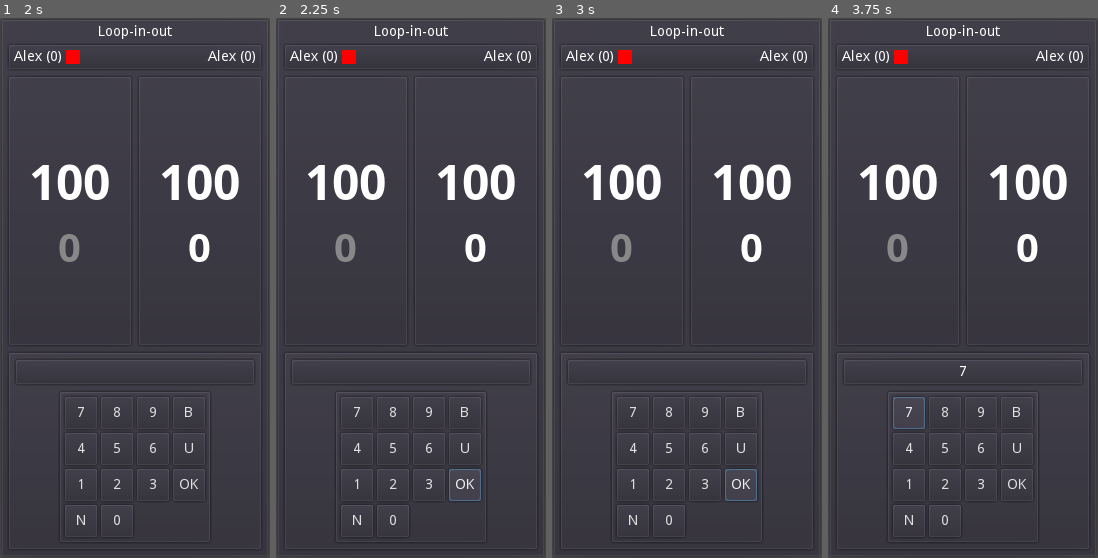
Above: before the commit, frames 1-4 (left to right).
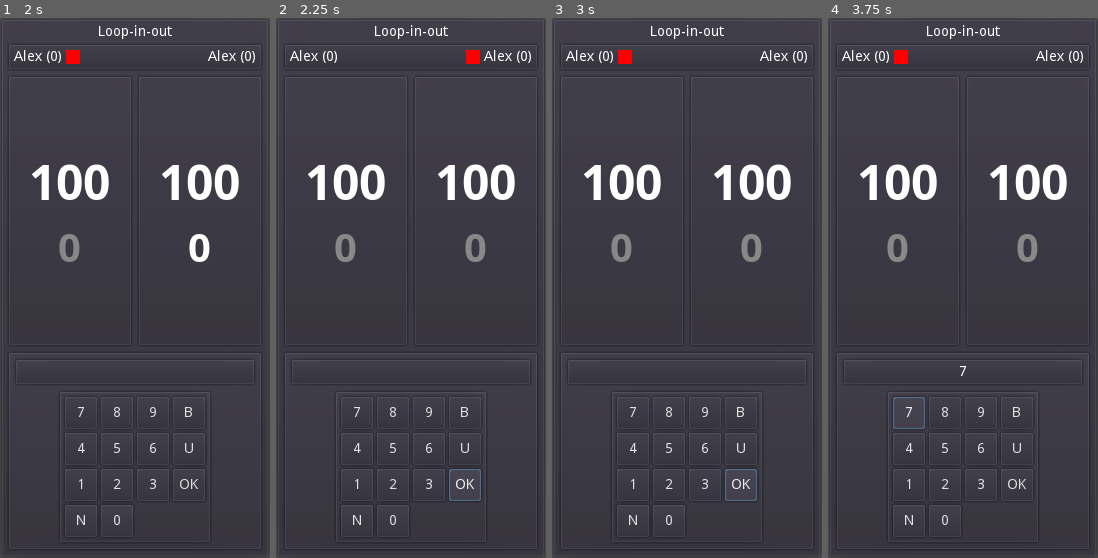
Above: after the commit, the same moments.

Repository: Kiel97/ideal-fortnight
Game: Godot game, scene res://Main.tscn
The game is run twice, just before and just after one commit, with the same random seed, the same clock (stepped at 60 frames per second) and the same inputs.
Inputs (mouse positions are in pixels of both pictures, inside the frame that each line leads up to):
- Up to frame 1 (2 s): click (164, 147) at 0.52 s; type "Alex" at 0.6 s; click (164, 185) at 0.75 s; type "Alex" at 0.83 s; click "Start" at 1.25 s
- Up to frame 2 (2.25 s): click "OK" at 2 s
- Up to frame 3 (3 s): click "OK" at 2.75 s
- Up to frame 4 (3.75 s): click "7" at 3.5 s

Frame 1 is identical in both runs. In frame 2, 0.5% of the frame differs, in the area x 24-78%, y 5-46%; in frame 3, 0.3%; in frame 4, 0.3%.

Commit message:
Added player switching on value enter

Diff:
--- a/LoopInOut/Game.gd
+++ b/LoopInOut/Game.gd
@@ -74,3 +74,14 @@
 			conquer_panel.visible = true
 			player2_target_label.set("custom_colors/font_color", active_color)
 			player2_remaining_label.set("custom_colors/font_color", inactive_color)
+	player_turn = value
+
+func next_player() -> void:
+	if self.player_turn == player_turns.PLAYER1:
+		self.player_turn = player_turns.PLAYER2
+	else:
+		self.player_turn = player_turns.PLAYER1
+
+func _on_TargetPanel_entered_value(value) -> void:
+	# Implement dis
+	next_player()
--- a/LoopInOut/Game.tscn
+++ b/LoopInOut/Game.tscn
@@ -330,6 +330,7 @@
 margin_bottom = 132.0
 rect_min_size = Vector2( 64, 64 )
 text = "3"
+[connection signal="entered_value" from="PanelContainer/VBoxContainer/TargetPanel" to="." method="_on_TargetPanel_entered_value"]
 [connection signal="pressed" from="PanelContainer/VBoxContainer/TargetPanel/VBoxContainer/Keypad/GridContainer/SevenButton" to="PanelContainer/VBoxContainer/TargetPanel" method="_on_SevenButton_pressed"]
 [connection signal="pressed" from="PanelContainer/VBoxContainer/TargetPanel/VBoxContainer/Keypad/GridContainer/EightButton" to="PanelContainer/VBoxContainer/TargetPanel" method="_on_EightButton_pressed"]
 [connection signal="pressed" from="PanelContainer/VBoxContainer/TargetPanel/VBoxContainer/Keypad/GridContainer/NineButton" to="PanelContainer/VBoxContainer/TargetPanel" method="_on_NineButton_pressed"]
